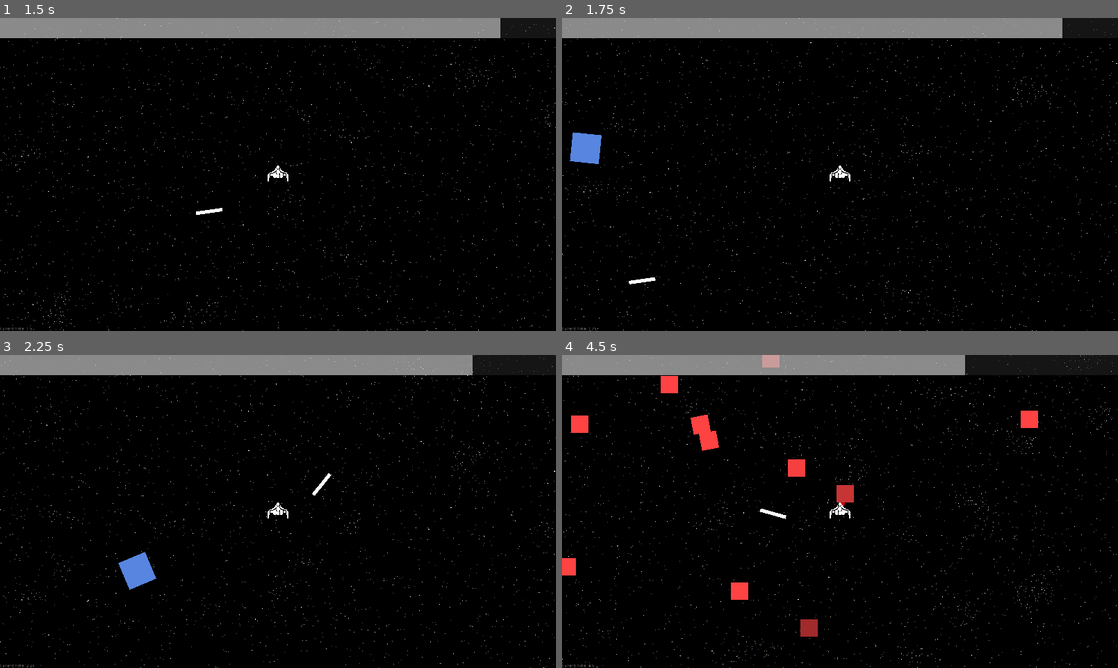
Above: before the commit, frames 1-4 (two rows, left to right).
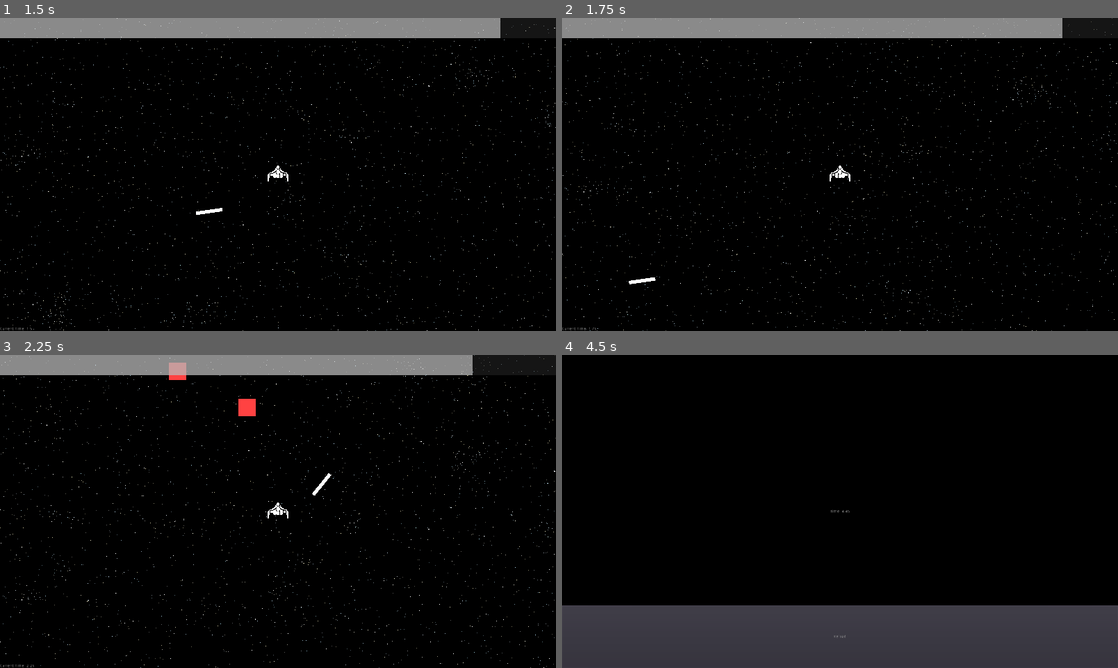
Above: after the commit, the same moments.

Repository: lajollagamesclub/project-mark
Game: Godot game, scene res://Main.tscn
Same seed, same stepped clock (60 frames per second), same inputs: the game is played once before the commit and once after it. The engine's default icon, where the game draws it, is replaced by a stand-in: a white triangle on a blue panel in a dark square.
Inputs (mouse positions are in pixels of both pictures, inside the frame that each line leads up to):
- Up to frame 1 (1.5 s): move the mouse to (400, 158) at 0.52 s; hold E (g_dash_right) 0.53-1.28 s; click (400, 158) at 0.6 s; move the mouse to (166, 190) at 1.27 s; hold S (g_down) from 1.28 s (still down); click (166, 190) at 1.35 s
- Up to frame 2 (1.75 s): keep holding S (g_down)
- Up to frame 3 (2.25 s): move the mouse to (333, 442) at 2.02 s; release S (g_down) at 2.03 s; hold E (g_dash_right) from 2.03 s (still down); click (333, 442) at 2.1 s
- Up to frame 4 (4.5 s): move the mouse to (812, 574) at 2.77 s; release E (g_dash_right) at 2.78 s; hold W (g_up) 2.78-3.53 s; click (812, 574) at 2.85 s; move the mouse to (1006, 558) at 3.52 s; hold Q (g_dash_left) from 3.53 s (still down); click (1006, 558) at 3.6 s; move the mouse to (673, 464) at 4.27 s; click (673, 464) at 4.35 s

Frame 1 is identical in both runs. In frame 2, 0.5% of the frame differs, in the area x 1-8%, y 36-47%; in frame 3, 0.8%; in frame 4, 27%, in the area x 0-100%, y 0-100%.

Commit message:
Small improvements ( bug fixes, warning ignores )

Diff:
--- a/src/Main.tscn
+++ b/src/Main.tscn
@@ -66,11 +66,10 @@
 [node name="Player" parent="." instance=ExtResource( 6 )]
 
 [node name="AsteroidSpawner" parent="." instance=ExtResource( 7 )]
-show_spawn_visually = false
+safe_radius = 0.0
 to_spawn_pack = ExtResource( 8 )
 
 [node name="FollowerSpawner" parent="." instance=ExtResource( 7 )]
-show_spawn_visually = false
 safe_radius = 5.0
 target_enemies = 5
 to_spawn_pack = ExtResource( 9 )
--- a/src/PlayerTurning.gd
+++ b/src/PlayerTurning.gd
@@ -16,6 +16,7 @@
 
 func _physics_process(delta):
 	var horizontal: int = int(Input.is_action_pressed("g_right")) - int(Input.is_action_pressed("g_left"))
+# warning-ignore:unused_variable
 	var vertical: int = int(Input.is_action_pressed("g_up")) - int(Input.is_action_pressed("g_down"))
 #	var dash: int = int(Input.is_action_just_pressed("g_dash_right")) - int(Input.is_action_just_pressed("g_dash_left"))
 
@@ -28,4 +29,5 @@
 
 	rotation += float(horizontal)*deg2rad(rotational_speed)*delta
 	# Vector2 move_and_slide( Vector2 linear_velocity, Vector2 floor_normal=Vector2( 0, 0 ), bool stop_on_slope=false, int max_slides=4, float floor_max_angle=0.785398, bool infinite_inertia=true )
+# warning-ignore:return_value_discarded
 	move_and_slide(Vector2(0, -movement_speed).rotated(rotation), Vector2(), false, 1, 0.7, false)
--- a/src/StarryBackground.gd
+++ b/src/StarryBackground.gd
@@ -8,7 +8,7 @@
 #func _ready():
 #	set_process(!Engine.editor_hint)
 
-func _process(delta):
+func _process(_delta):
 	if !Engine.editor_hint:
 		global_transform.origin = -get_viewport().canvas_transform.origin
 
--- a/src/game_state.gd
+++ b/src/game_state.gd
@@ -1,3 +1,4 @@
 extends Resource
 
+# warning-ignore:unused_class_variable
 var time: float = 0.0
